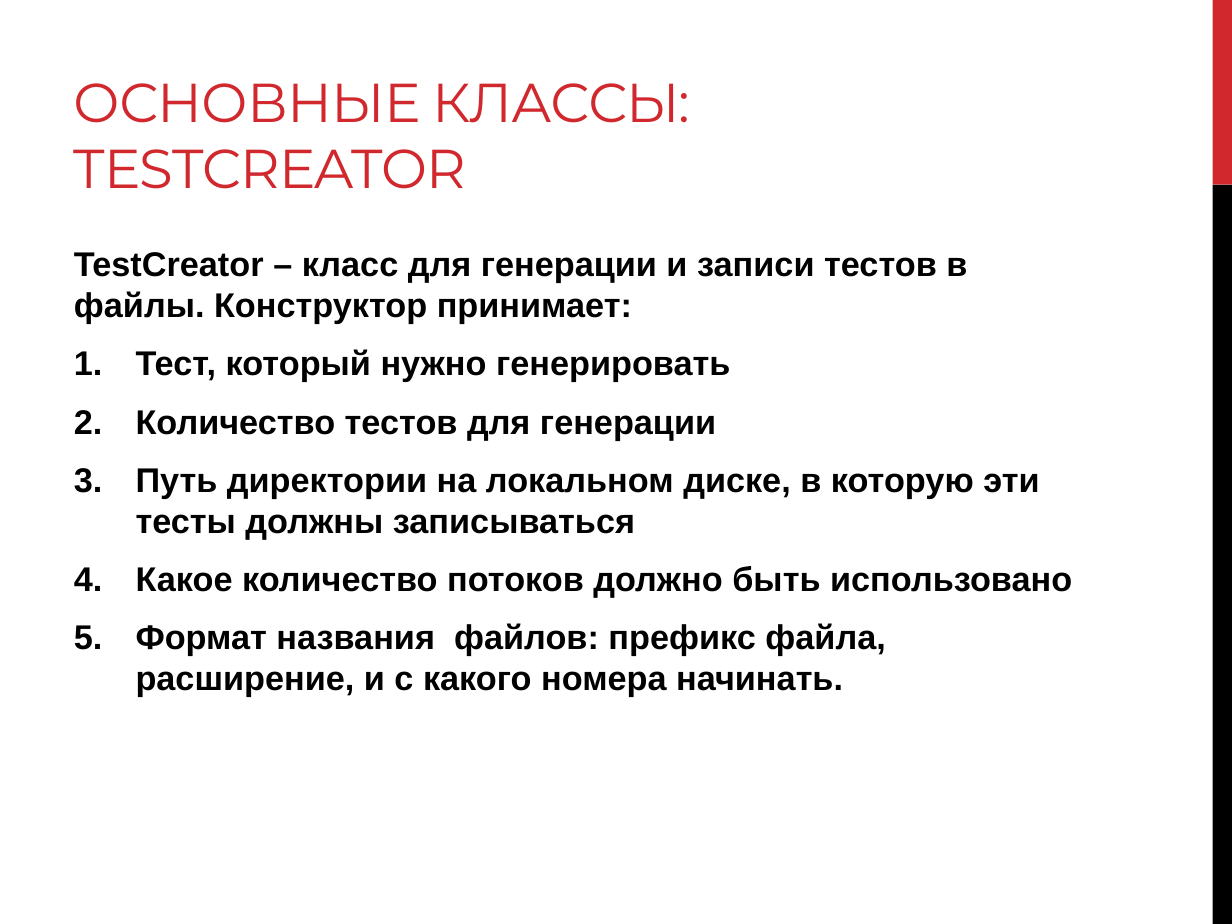
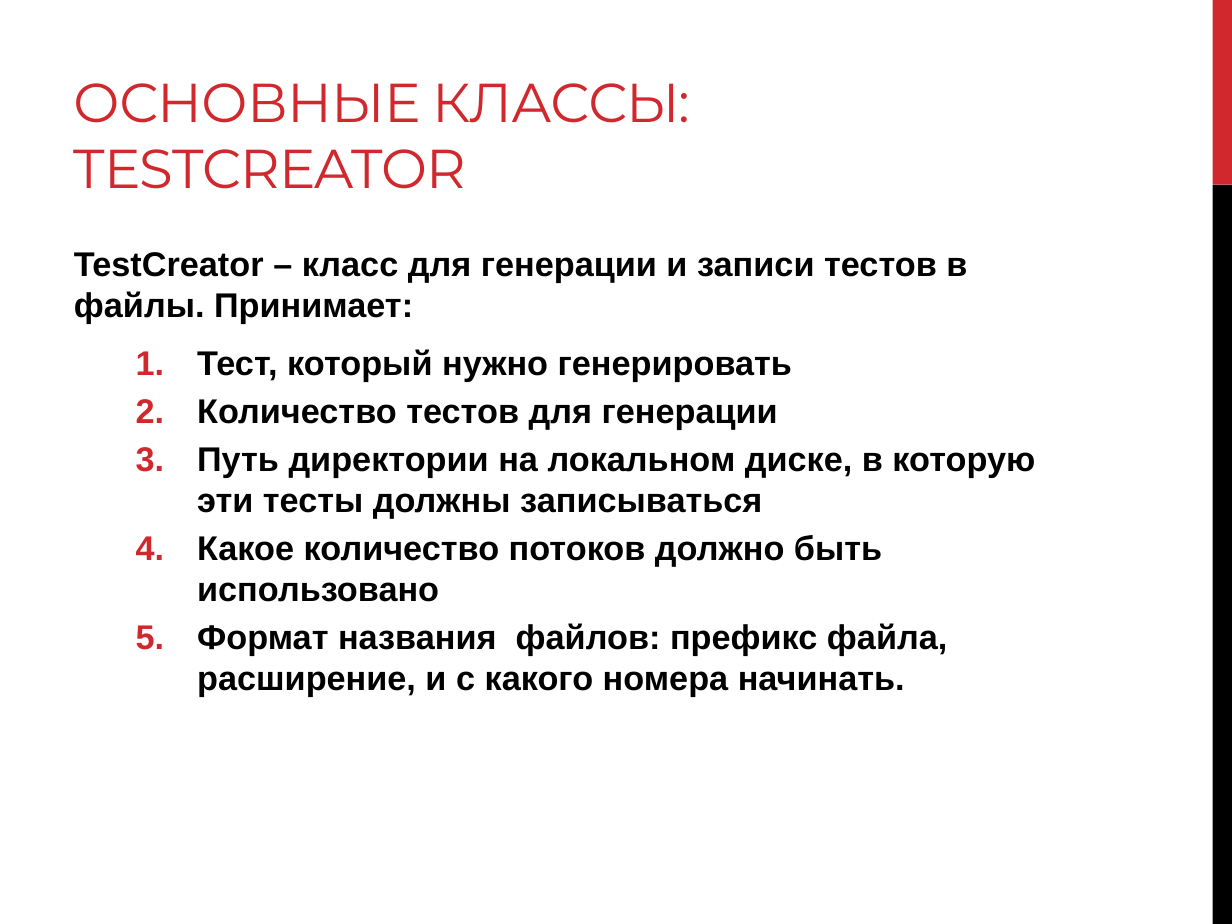
Before and after one commit to levonoganesyan/TestMaker, a slide deck: slide 18 of diploma_work_materials/Diploma_slides.pptx. Drawn at 1232x924 pixels with LibreOffice and Linux fonts; fonts in the diff are those of the drawing. Boxes give left, top, right and bottom in pixels: in the first picture for what was removed or moved away, otherwise in the second. Text is boxed around its words. In the diff, an @@ line names an element or a change of style, - is before the commit and + after.

```diff
--- a/diploma_work_materials/Diploma_slides.pptx
+++ b/diploma_work_materials/Diploma_slides.pptx
@@ text at [74,252,967,324]: text changed @@
-TestCreator – класс для генерации и записи тестов в файлы. Конструктор принимает:
+TestCreator – класс для генерации и записи тестов в файлы. Принимает:
@@ text at [197,349,1035,697]: list level 1 to 2 in "Тест, который нужно генерировать"; list level 1 to 2 in "Количество тестов для генерации"; list level 1 to 2 in "Путь директории на локальном диске, ..."; list level 1 to 2 in "Какое количество потоков должно быть ..."; list level 1 to 2 in "Формат названия файлов: префикс файла, ..." @@
```
Also in this commit, not shown: 14 other slides changed.
